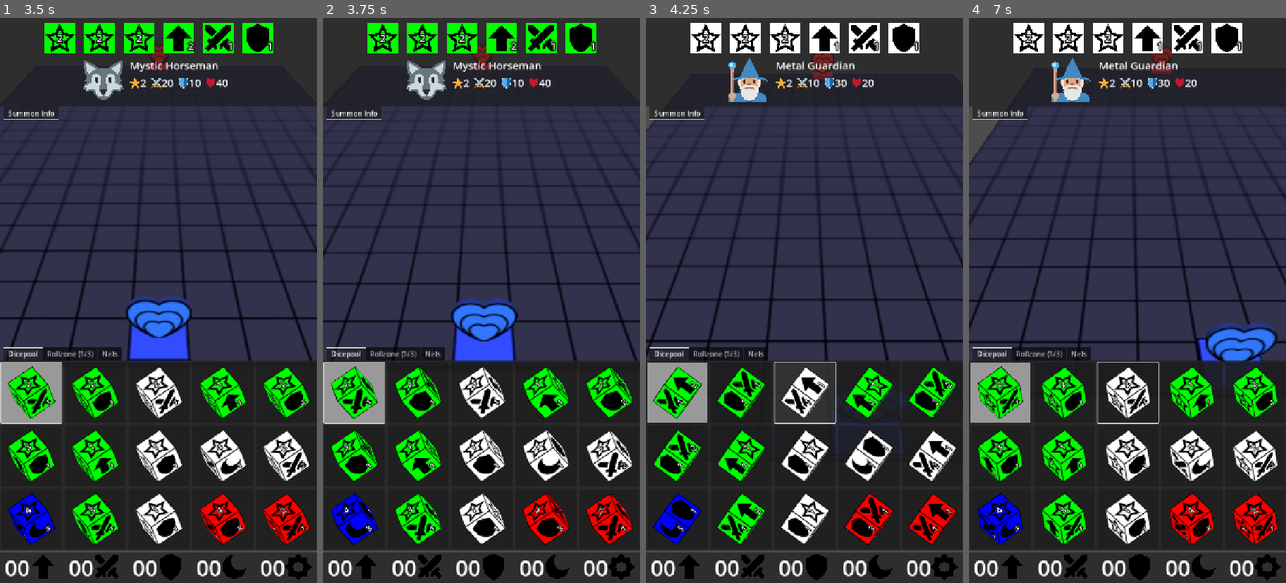
Above: before the commit, frames 1-4 (left to right).
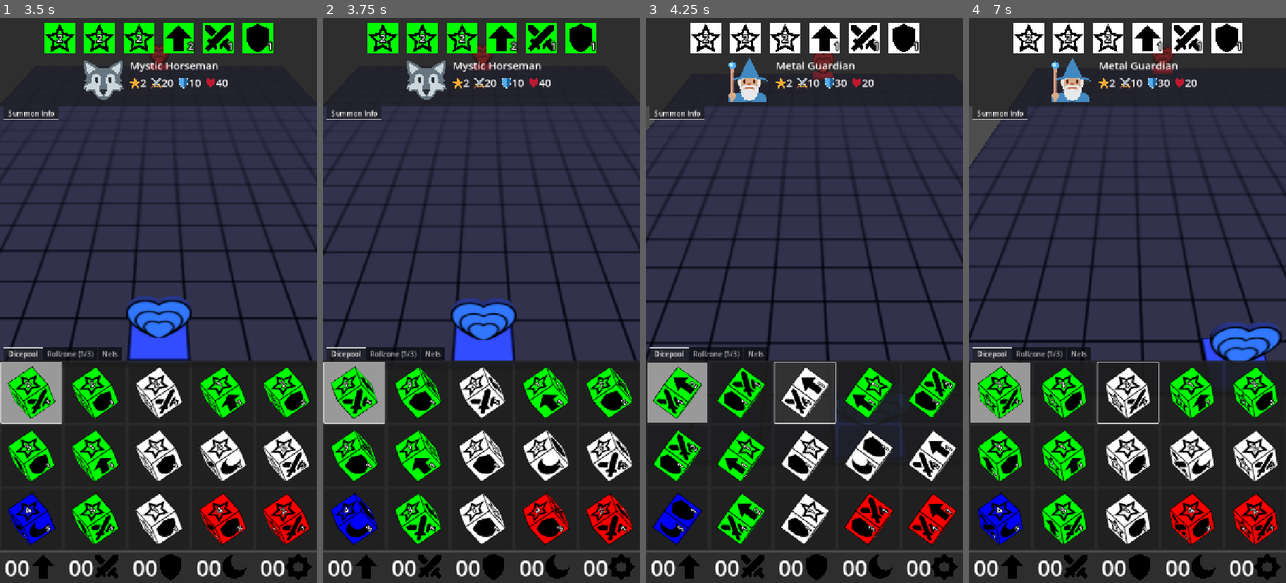
Above: after the commit, the same moments.

Repository: francocurotto/DDMre
Game: Godot game, scene res://scenes/duel.tscn
The game is run twice, just before and just after one commit, with the same random seed, the same clock (stepped at 60 frames per second) and the same inputs.
Inputs (mouse positions are in pixels of both pictures, inside the frame that each line leads up to):
- Up to frame 1 (3.5 s): click (31, 390) at 0.52 s; click (31, 390) at 1.27 s; click (31, 390) at 2.02 s; move the mouse to (228, 272) at 2.77 s; click (228, 272) at 2.92 s
- Up to frame 2 (3.75 s): drag from (418, 328) to (465, 413) at 3.52 s
- Up to frame 3 (4.25 s): no input
- Up to frame 4 (7 s): move the mouse to (1159, 176) at 4.27 s; click (1159, 176) at 4.42 s; drag from (1111, 413) to (1032, 215) at 5.02 s; move the mouse to (1222, 385) at 5.77 s; click (1222, 385) at 5.92 s; drag from (1032, 215) to (1079, 159) at 6.52 s

Frame 1 is identical in both runs. In frame 2, 1.0% of the frame differs, in the area x 0-100%, y 41-61%; in frame 3, 2.8%; in frame 4, 4.3%, in the area x 0-100%, y 5-61%.

Commit message:
adjust camera prop

Diff:
--- a/source/scenes/duel_camera/duel_camera.gd
+++ b/source/scenes/duel_camera/duel_camera.gd
@@ -2,7 +2,7 @@
 
 #region constants
 const PAN_SPEED = 0.05
-const ZOOM_SPEED = 40
+const ZOOM_SPEED = 400
 #endregion
 
 #region public functions
@@ -11,11 +11,13 @@
 	var movement = Vector3(velocity.x, 0, velocity.y)
 	var delta_position = -1 * PAN_SPEED * movement * delta
 	var tween = create_tween()
+	tween.set_trans(Tween.TRANS_SINE)
 	tween.tween_property(self, "position", position + delta_position, 0.1)
 
 func zoom(factor):
 	var delta = get_process_delta_time()
 	var delta_position = transform.basis.z * ZOOM_SPEED * factor * delta
 	var tween = create_tween()
+	tween.set_trans(Tween.TRANS_SINE)
 	tween.tween_property(self, "position", position + delta_position, 0.1)
 #endregion
